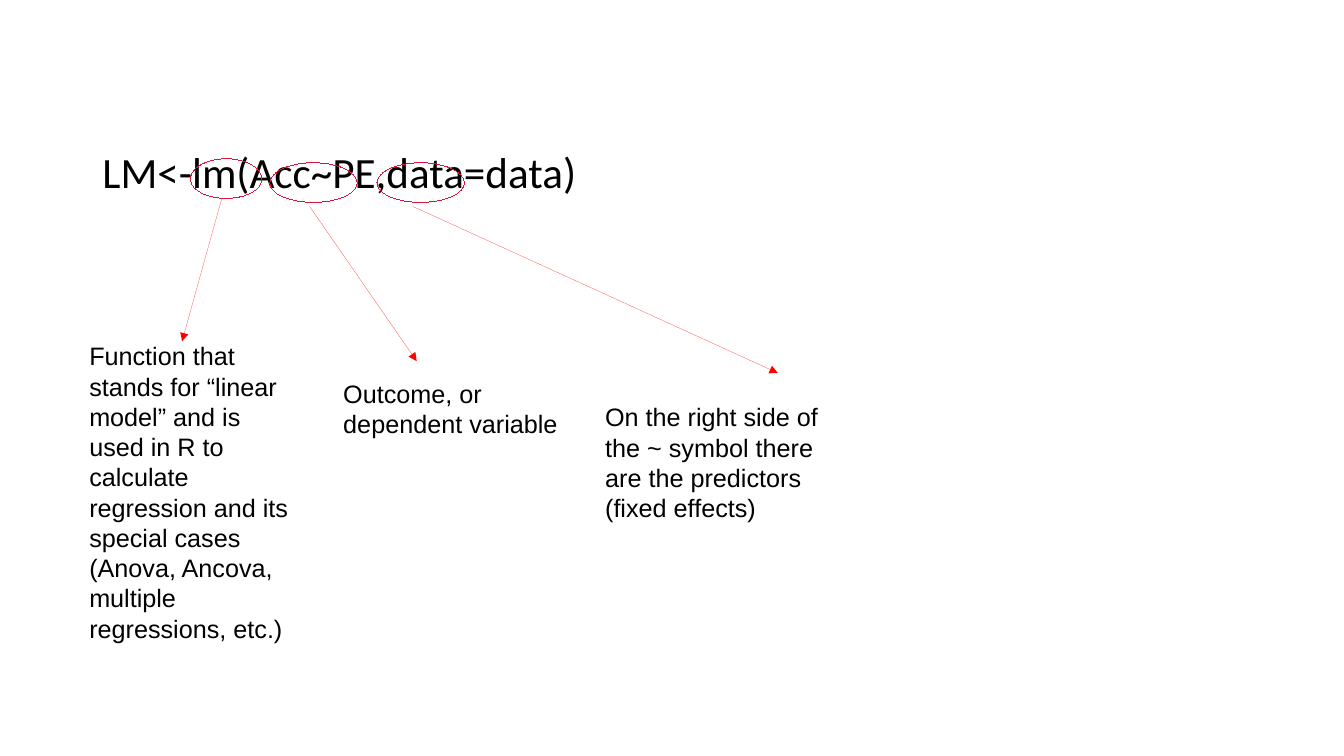
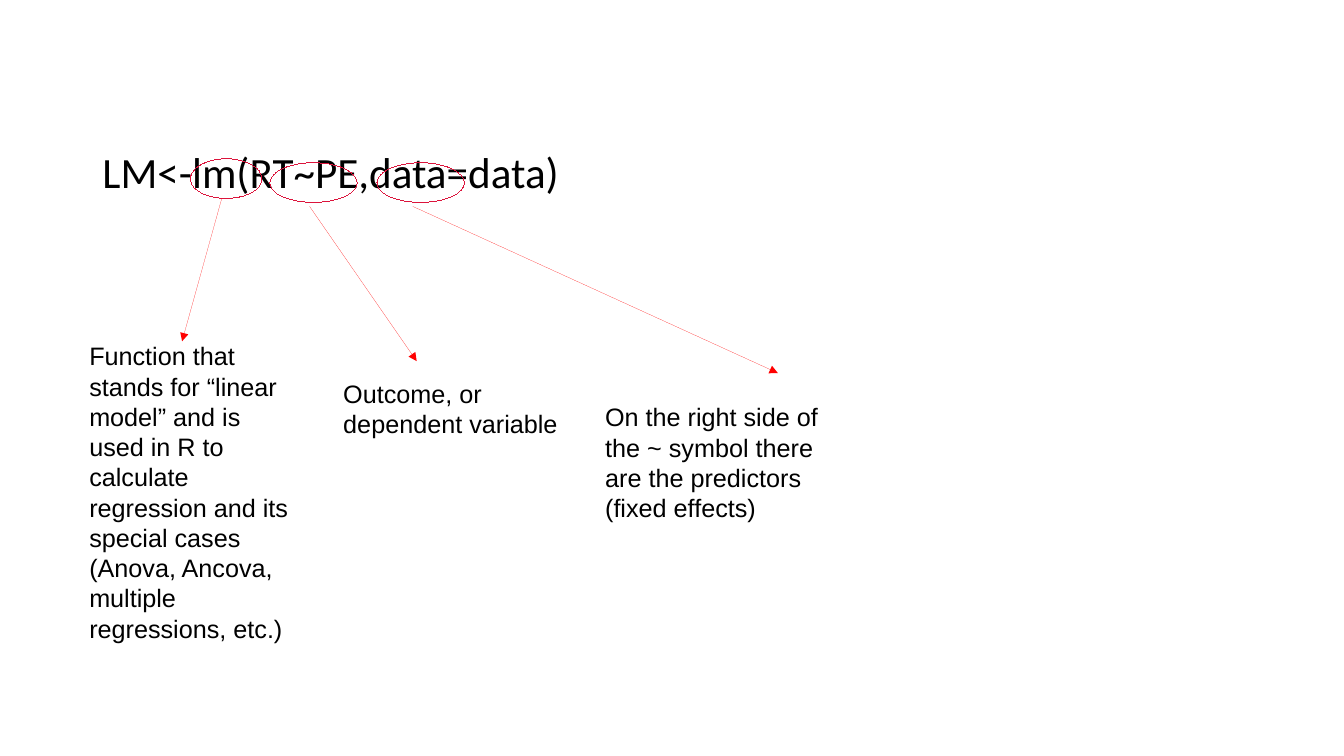
Before and after one commit to FPupillo/LMM_workshop, a slide deck: slide 16 of PPT_LMM.odp. Drawn at 1344x756 pixels with LibreOffice and Linux fonts; fonts in the diff are those of the drawing. Boxes give left, top, right and bottom in pixels: in the first picture for what was removed or moved away, otherwise in the second. Text is boxed around its words. In the diff, an @@ line names an element or a change of style, - is before the commit and + after.

Commit message:
changed accuracy to RT in slides

```diff
--- a/PPT_LMM.odp
+++ b/PPT_LMM.odp
@@ title at <box>102,156,558,200</box>: text changed @@
-LM<-lm(Acc~PE,data=data)
+LM<-lm(RT~PE,data=data)
```
Also in this commit, not shown: 1 other file.
